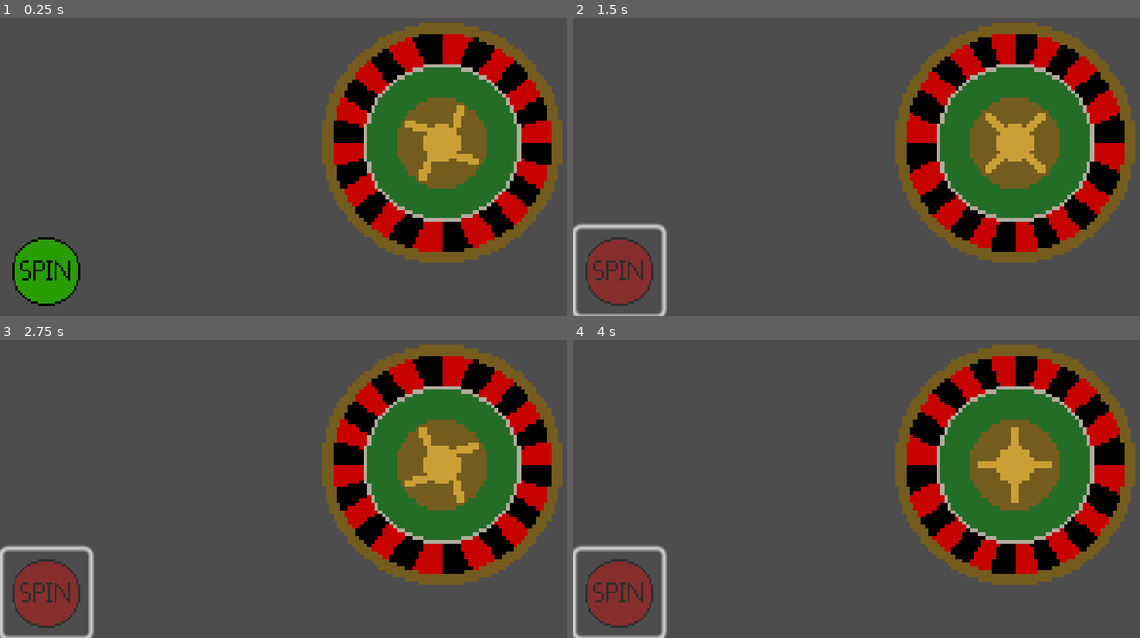
Above: before the commit, frames 1-4 (two rows, left to right).
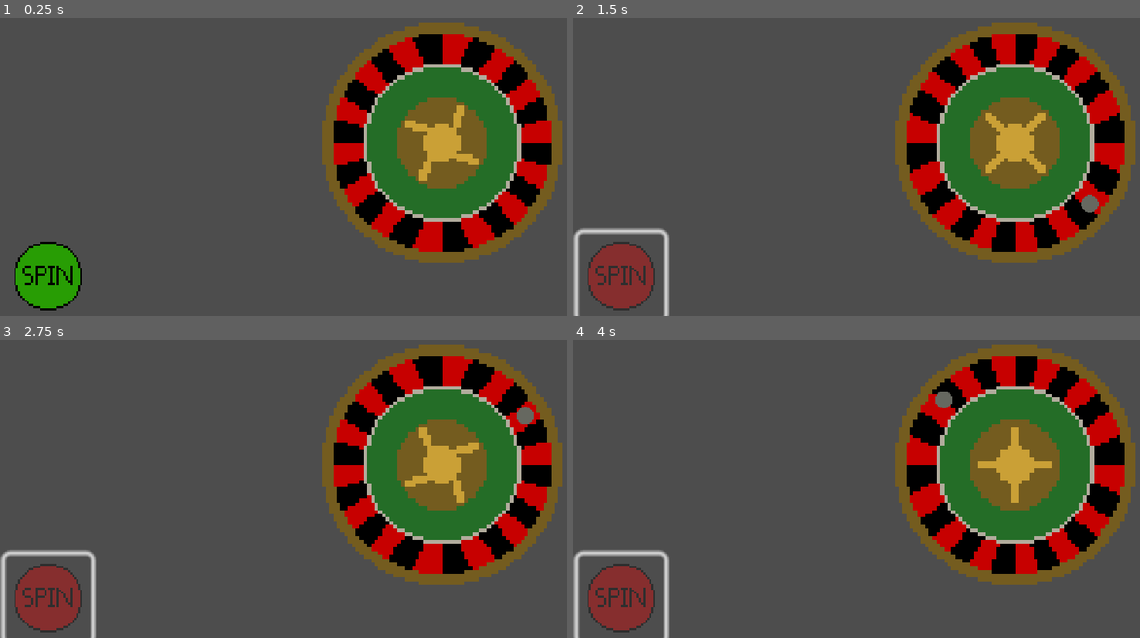
Above: after the commit, the same moments.

Repository: HenryNerd/Sell-Your-Soul
Game: Godot game, scene res://scences/wheel.tscn
Same seed, same stepped clock (60 frames per second), same inputs: the game is played once before the commit and once after it.
Inputs (mouse positions are in pixels of both pictures, inside the frame that each line leads up to; where the layout moved, square brackets give the same spot in the first picture):
- Up to frame 1 (0.25 s): no input
- Up to frame 2 (1.5 s): click (624, 277) [618, 271] at 0.5 s
- Up to frame 3 (2.75 s): no input
- Up to frame 4 (4 s): click (624, 599) at 3.52 s

The runs differ from the first frame. In frame 1, 0.9% of the frame differs, in the area x 2-15%, y 73-99%; in frame 2, 2.4%; in frame 3, 2.4%, in the area x 0-95%, y 22-100%; in frame 4, 2.4%.

Commit message:
Add Table Spin

Diff:
--- a/scences/wheel.tscn
+++ b/scences/wheel.tscn
@@ -1,8 +1,10 @@
-[gd_scene load_steps=9 format=3 uid="uid://ck2lp0slhityo"]
+[gd_scene load_steps=11 format=3 uid="uid://ck2lp0slhityo"]
 
 [ext_resource type="Texture2D" uid="uid://hpbg4f5p51o0" path="res://assets/spin-button.png" id="2_1quow"]
 [ext_resource type="Script" uid="uid://bvgtfgc2ekryc" path="res://scripts/spin.gd" id="3_gohbq"]
 [ext_resource type="Texture2D" uid="uid://dcneystf218a5" path="res://assets/roulette.png" id="3_im4pi"]
+[ext_resource type="Script" uid="uid://b1ju1exgi2hwo" path="res://scripts/ball.gd" id="4_im4pi"]
+[ext_resource type="Texture2D" uid="uid://dc0kpgcxkt50f" path="res://assets/ball.png" id="4_rb4pr"]
 
 [sub_resource type="AtlasTexture" id="AtlasTexture_rb4pr"]
 atlas = ExtResource("3_im4pi")
@@ -57,20 +59,22 @@
 frame = 3
 frame_progress = 0.28219065
 
-[node name="wheel" type="Sprite2D" parent="Wheel"]
-visible = false
-position = Vector2(680.0001, 185.99998)
-scale = Vector2(1.25, 1.25)
-
 [node name="spinButton" type="Button" parent="Wheel"]
 texture_filter = 1
-offset_left = -416.0
-offset_top = 339.0
-offset_right = -376.0
-offset_bottom = 379.0
+offset_left = -412.0
+offset_top = 348.0
+offset_right = -372.0
+offset_bottom = 388.0
 scale = Vector2(4, 4)
 icon = ExtResource("2_1quow")
 flat = true
 script = ExtResource("3_gohbq")
 
+[node name="ball" type="Sprite2D" parent="Wheel"]
+visible = false
+position = Vector2(405, 2)
+scale = Vector2(0.5, 0.5)
+texture = ExtResource("4_rb4pr")
+script = ExtResource("4_im4pi")
+
 [connection signal="pressed" from="Wheel/spinButton" to="Wheel/spinButton" method="_on_pressed"]
--- /dev/null
+++ b/scripts/ball.gd
@@ -0,0 +1,17 @@
+extends Sprite2D
+
+@onready var wheel = $"../wheelspin"
+var center = Vector2(402.0, 179.0)
+var radius = 180.0
+var speed = -6.0
+var angle = 0.0
+var spinning = false
+
+func _process(delta):
+	if spinning:
+		visible = true
+		angle += speed * delta
+		position = center + Vector2(cos(angle), sin(angle)) * radius
+	else:
+		angle = 0.0
+		position = center + Vector2(cos(angle), sin(angle)) * radius
--- a/scripts/spin.gd
+++ b/scripts/spin.gd
@@ -1,9 +1,30 @@
 extends Button
+
 var rng = RandomNumberGenerator.new()
+@onready var ball = $"../ball"
 
 func _on_pressed() -> void:
-	print("Hello Dingus")
-	self.disabled = !self.disabled
-	self.icon = load("res://assets/spun-button.png")
+	ball.spinning = true
+	disabled = true
+	icon = load("res://assets/spun-button.png")
+
 	$"../wheelspin".play("Spin")
-	var spintime = rng.randf_range(0, 10.0)
+
+	var spintime = rng.randf_range(1, 7)
+	print("Spin Started for ", spintime, "s")
+
+	await get_tree().create_timer(spintime).timeout
+
+	print("Spin Stop")
+	$"../wheelspin".stop()
+
+	disabled = false
+	icon = load("res://assets/spin-button.png")
+	ball.spinning = false
+
+	var result = rng.randi_range(1, 2)
+	print(result)
+	if result == 1:
+		print("Red")
+	elif result == 1:
+		print("Black")
Binary file added: assets/ball.png
Not shown, changed: assets/ball.png.import
Binary file removed: assets/wheel.png
Not shown, added: scripts/ball.gd.uid
Not shown, changed: .DS_Store
Not shown, changed: assets/.DS_Store
